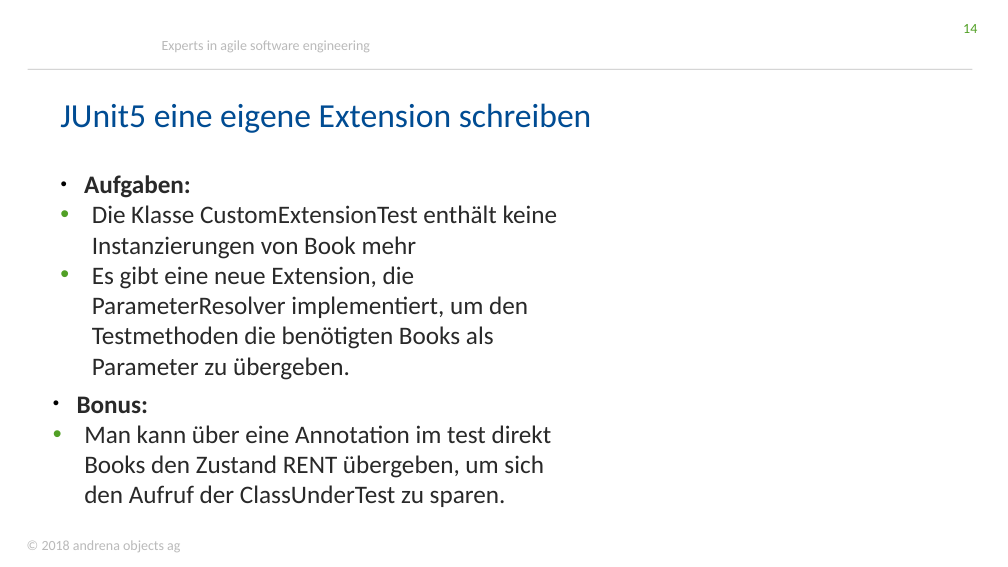
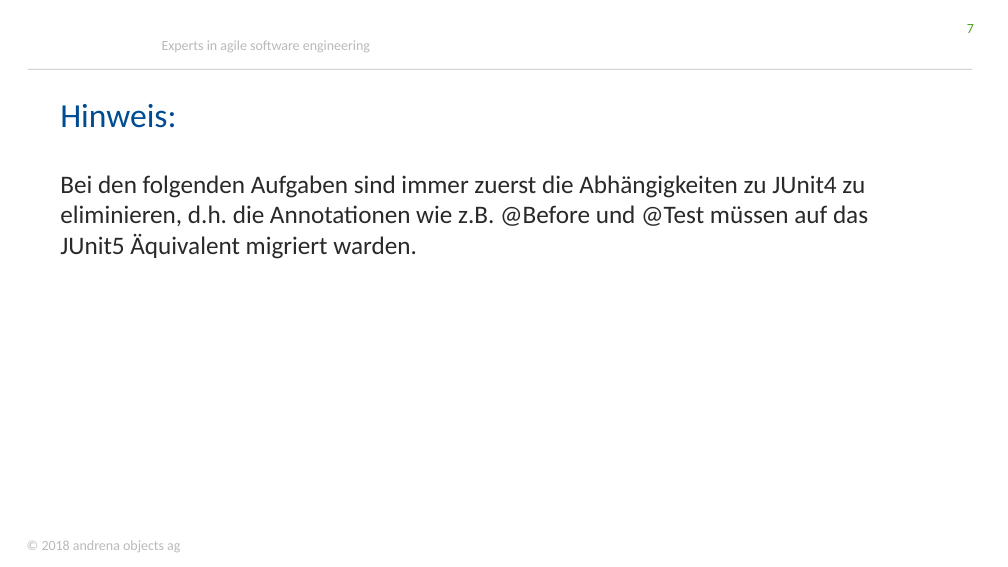
Before and after one commit to andrena/junit5-workshop-et-ka-2018, a slide deck: slide 7 of files/Folien.pptx (slide 14 before the commit). Drawn at 1008x567 pixels with LibreOffice and Linux fonts; fonts in the diff are those of the drawing; background and template pictures are left out. Boxes give left, top, right and bottom in pixels: in the first picture for what was removed or moved away, otherwise in the second. Text is boxed around its words. In the diff, an @@ line names an element or a change of style, - is before the commit and + after.

Commit message:
ExtensionTest ergänzt

```diff
--- a/files/Folien.pptx
+++ b/files/Folien.pptx
@@ page number at [967, 24, 974, 33]: text changed @@
-14
+7
@@ text at [60, 104, 176, 128]: text changed @@
-JUnit5 eine eigene Extension schreiben
+Hinweis:
@@ text at [60, 175, 868, 259]: text changed @@
-● Aufgaben:
-• Die Klasse CustomExtensionTest enthält keine Instanzierungen von Book mehr
-• Es gibt eine neue Extension, die ParameterResolver implementiert, um den Testmethoden die benötigten Books als Parameter zu übergeben.
+Bei den folgenden Aufgaben sind immer zuerst die Abhängigkeiten zu JUnit4 zu eliminieren, d.h. die Annotationen wie z.B. @Before und @Test müssen auf das JUnit5 Äquivalent migriert warden.
@@ text removed at [77, 396, 552, 507] @@
-● Bonus:
-• Man kann über eine Annotation im test direkt Books den Zustand RENT übergeben, um sich den Aufruf der ClassUnderTest zu sparen.
```
Also in this commit, not shown: 4 slides added.
